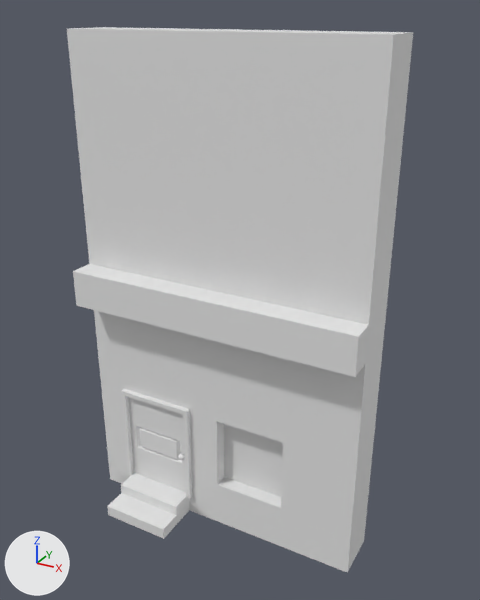
Before and after pictures for a commit that changed the FBX model Content/Models/Props/Bakground House 1.fbx.
Before and after are seen from a 50 mm camera at (11.9, -20.6, 20.7) aimed at (0.6, 0.0, 10.4). The axes (+X, +Y, +Z) are drawn at lower left. The lights are the same throughout.
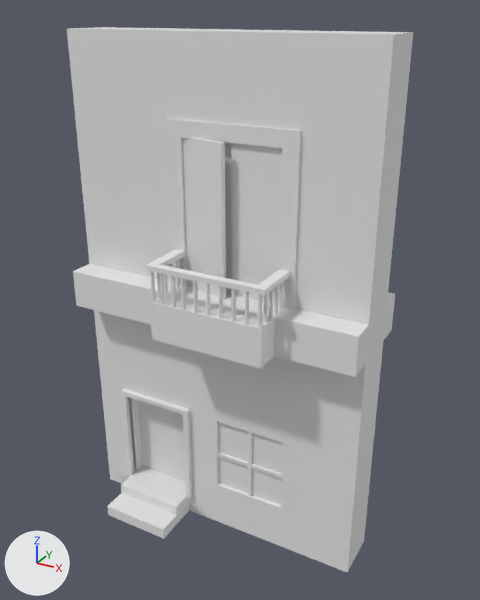
Diff of the bpy script that builds the scene:
```diff
--- a/Content/Models/Props/Bakground House 1.fbx.py
+++ b/Content/Models/Props/Bakground House 1.fbx.py
@@ me_cube @@
 # used by ob_cube; location = (0.0, 0.0, 0.0)
-me_cube.from_pydata(...)  # 651 vertices, 636 faces; spans x -6.0..6.0, y -3.0..1.0, z 0.0..20.0
+me_cube.from_pydata(...)  # 1527 vertices, 925 faces; spans x -8.8..3.3, y -26.3..36.3, z -11.0..9.0
+# me_cube part 1: a new loose piece, a 32-sided cylinder along z spanning x 0.08..0.22, y -15.87..-14.12, z -0.1..1.3
+# me_cube part 2: a new loose piece, a 32-sided cylinder along z spanning x 0.08..0.22, y -20.87..-19.12, z -0.1..1.3
+# me_cube part 3: a new loose piece, a 32-sided cylinder along z spanning x 0.08..0.22, y -25.87..-24.12, z -0.1..1.3
+# me_cube part 4: a new loose piece, a 32-sided cylinder along z spanning x -4.22..-4.08, y -25.87..-24.12, z -0.1..1.3
+# me_cube part 5: a new loose piece, a 32-sided cylinder along z spanning x -4.22..-4.08, y -20.87..-19.12, z -0.1..1.3
+# me_cube part 6: a new loose piece, a 32-sided cylinder along z spanning x -4.22..-4.08, y -15.87..-14.12, z -0.1..1.3
+# me_cube part 7: a new loose piece, a 32-sided cylinder along z spanning x -4.22..-4.08, y -5.87..-4.12, z -0.1..1.3
+# me_cube part 8: a new loose piece, a 32-sided cylinder along z spanning x 0.08..0.22, y -10.87..-9.12, z -0.1..1.3
+# me_cube part 9: a new loose piece, a 32-sided cylinder along z spanning x 0.08..0.22, y -5.87..-4.12, z -0.1..1.3
+# me_cube part 10: a new loose piece, a 32-sided cylinder along z spanning x -0.42..-0.28, y -25.87..-24.12, z -0.1..1.3
+# me_cube part 11: a new loose piece, a 32-sided cylinder along z spanning x -0.92..-0.78, y -25.87..-24.12, z -0.1..1.3
+# me_cube part 12: a new loose piece, a 32-sided cylinder along z spanning x -1.42..-1.28, y -25.87..-24.12, z -0.1..1.3
+# me_cube part 13: a new loose piece, a 32-sided cylinder along z spanning x -1.92..-1.78, y -25.87..-24.12, z -0.1..1.3
+# me_cube part 14: a new loose piece, a 32-sided cylinder along z spanning x -2.42..-2.28, y -25.87..-24.12, z -0.1..1.3
+# me_cube part 15: a new loose piece, a 32-sided cylinder along z spanning x -2.92..-2.78, y -25.87..-24.12, z -0.1..1.3
+# me_cube part 16: a new loose piece, a 32-sided cylinder along z spanning x -3.32..-3.18, y -25.87..-24.12, z -0.1..1.3
+# me_cube part 17: a new loose piece, a 32-sided cylinder along z spanning x -3.82..-3.68, y -25.87..-24.12, z -0.1..1.3
+# me_cube part 18: a new loose piece of 176 vertices spanning x -8.8..3.3, y -26.3..36.3, z -11.0..9.0
+# me_cube part 19: a new loose piece of 37 vertices spanning x -2.8..0.3, y -0.9..0.4, z -9.1..-5.7
+# me_cube part 20: a new loose piece of 24 vertices spanning x -4.6..0.6, y -2.5..5.0, z -0.3..6.2
+# me_cube part 21: a new loose piece of 24 vertices spanning x -4.4..0.4, y -26.3..-1.2, z 1.2..1.4
+# me_cube part 22: the loose piece of 481 vertices spanning x -1.8..-1.5, y -1.4..-1.0, z 2.8..3.2 is deleted
+# me_cube part 23: the loose piece of 28 vertices spanning x -4.5..-1.5, y -1.0..1.0, z 0.9..5.2 is deleted
+# me_cube part 24: 116 vertices removed from x -6.0..6.0, y -3.0..1.0, z 0.0..20.0; 14 vertices added at x -4.0..0.0, y -7.4..1.0, z 0.0..5.6
@@ ob_cube @@
 ob_cube = bpy.data.objects.new('Cube', me_cube)
-ob_cube.location = (0.0, 0.0, 0.0)
+ob_cube.location = (2.75, -0.9, 11.0)
+ob_cube.scale = (1.0, 0.08, 1.0)
```

Pixel boxes (x1, y1, x2, y2) of what changed, in the pictures (480 x 600 px):
'Cube', reshaped, moved, rescaled
    both: (67, 27, 413, 573)
part 1 of me_cube, added
    after: (269, 290, 273, 319)
part 2 of me_cube, added
    after: (263, 294, 268, 323)
part 3 of me_cube, added
    after: (258, 295, 263, 328)
part 4 of me_cube, added
    after: (150, 272, 156, 303)
part 5 of me_cube, added
    after: (157, 273, 161, 299)
part 6 of me_cube, added
    after: (164, 275, 168, 295)
part 7 of me_cube, added
    after: (176, 260, 180, 288)
part 8 of me_cube, added
    after: (274, 285, 279, 314)
part 9 of me_cube, added
    after: (279, 281, 284, 310)
part 10 of me_cube, added
    after: (245, 292, 249, 325)
part 11 of me_cube, added
    after: (231, 289, 236, 322)
part 12 of me_cube, added
    after: (218, 286, 223, 319)
part 13 of me_cube, added
    after: (206, 284, 210, 316)
part 14 of me_cube, added
    after: (193, 281, 198, 313)
part 15 of me_cube, added
    after: (181, 278, 186, 310)
part 16 of me_cube, added
    after: (171, 276, 177, 307)
part 17 of me_cube, added
    after: (159, 273, 165, 305)
part 18 of me_cube, added
    after: (67, 27, 413, 573)
part 19 of me_cube, added
    after: (217, 422, 283, 505)
part 20 of me_cube, added
    after: (165, 118, 301, 310)
part 21 of me_cube, added
    after: (145, 249, 290, 296)
part 22 of me_cube, deleted
    before: (178, 453, 185, 460)
part 23 of me_cube, deleted
    before: (128, 397, 186, 492)
part 24 of me_cube, cut back
    before: (131, 115, 388, 506)
    after: (182, 138, 282, 304)
